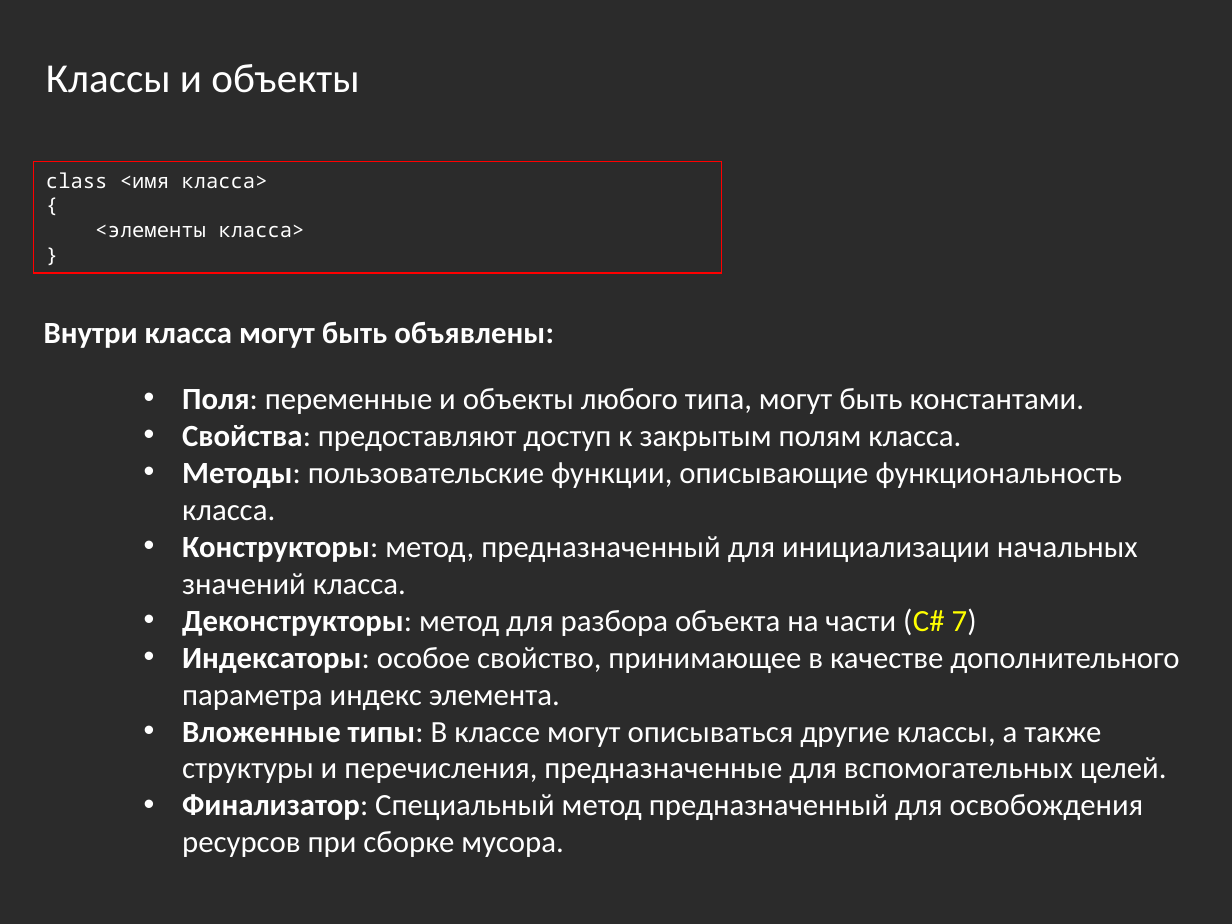
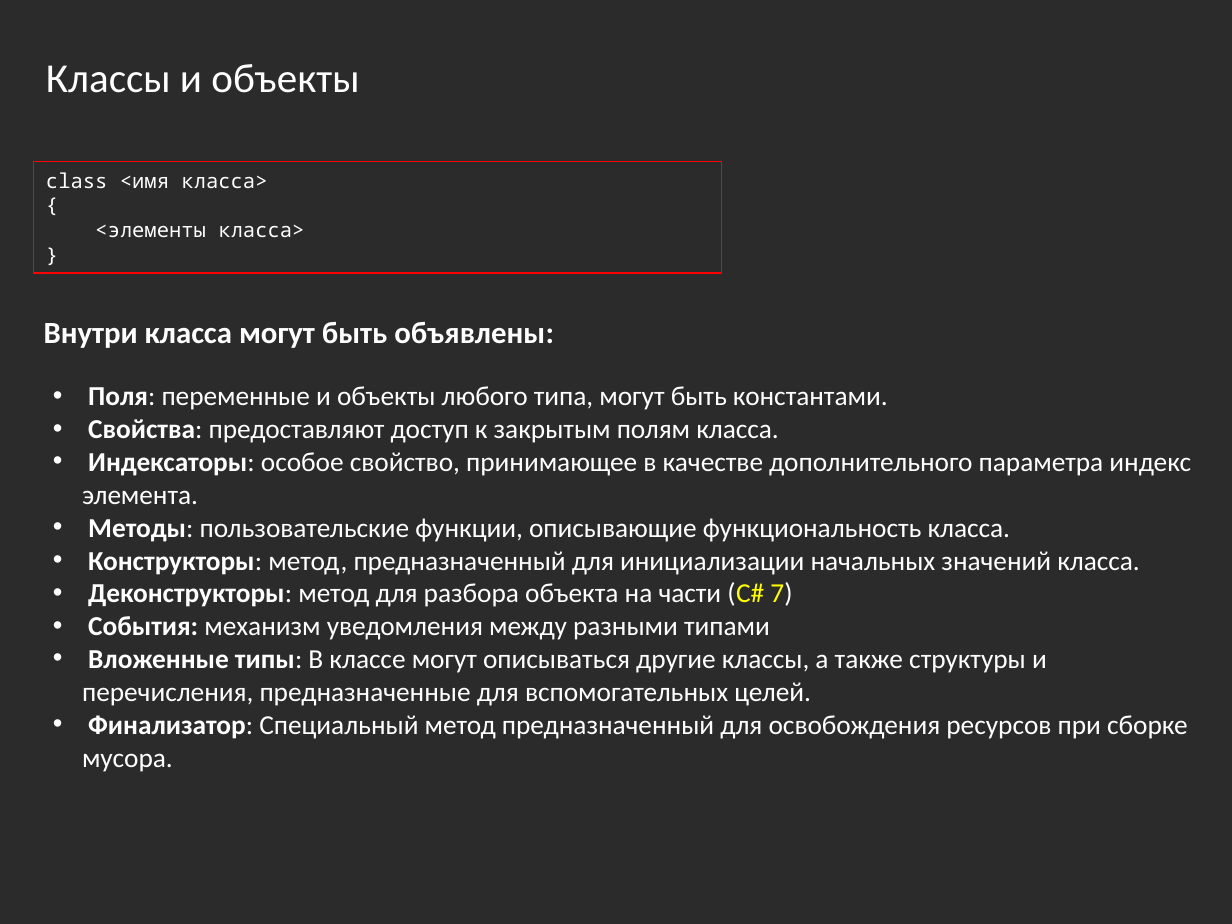
Before and after one commit to bazile/Training, a slide deck: slide 6 of Presentation/lesson-02-oop.pptx. Drawn at 1232x924 pixels with LibreOffice and Linux fonts; fonts in the diff are those of the drawing; background and template pictures are left out; a plain dark background stands for a picture behind light text. Boxes give left, top, right and bottom in pixels: in the first picture for what was removed or moved away, otherwise in the second. Text is boxed around its words. In the diff, an @@ line names an element or a change of style, - is before the commit and + after.

```diff
--- a/Presentation/lesson-02-oop.pptx
+++ b/Presentation/lesson-02-oop.pptx
@@ text at (82, 386, 1188, 772): size 18 to 16 pt in "Поля: переменные и объекты любого типа, могут ...", "Свойства: предоставляют доступ к закрытым полям класса.", "Методы: пользовательские функции, описывающие функциональнос ...", "Конструкторы: метод, предназначенный для инициализации начал ..." and 3 more places; list level 2 to 1 in "Поля: переменные и объекты любого ..."; list level 2 to 1 in "Свойства: предоставляют доступ к закрытым ..."; list level 2 to 1 in "Методы: пользовательские функции, описывающие функциональнос ..."; list level 2 to 1 in "Конструкторы: метод, предназначенный для инициализации ..."; list level 2 to 1 in "Деконструкторы: метод для разбора объекта ..."; list level 2 to 1 in "Вложенные типы: В классе могут ..."; list level 2 to 1 in "Финализатор: Специальный метод предназначенный для ..." @@
@@ text at (82, 452, 1191, 504): paragraph added @@
+• Индексаторы: особое свойство, принимающее в качестве дополнительного параметра индекс элемента.
@@ text at (88, 616, 770, 640): text changed; size 18 to 16 pt @@
-  • Индексаторы: особое свойство, принимающее в качестве дополнительного параметра индекс элемента.
+• События: механизм уведомления между разными типами
```
Also in this commit, not shown: 5 other slides changed, 6 slides added, 4 other files.
